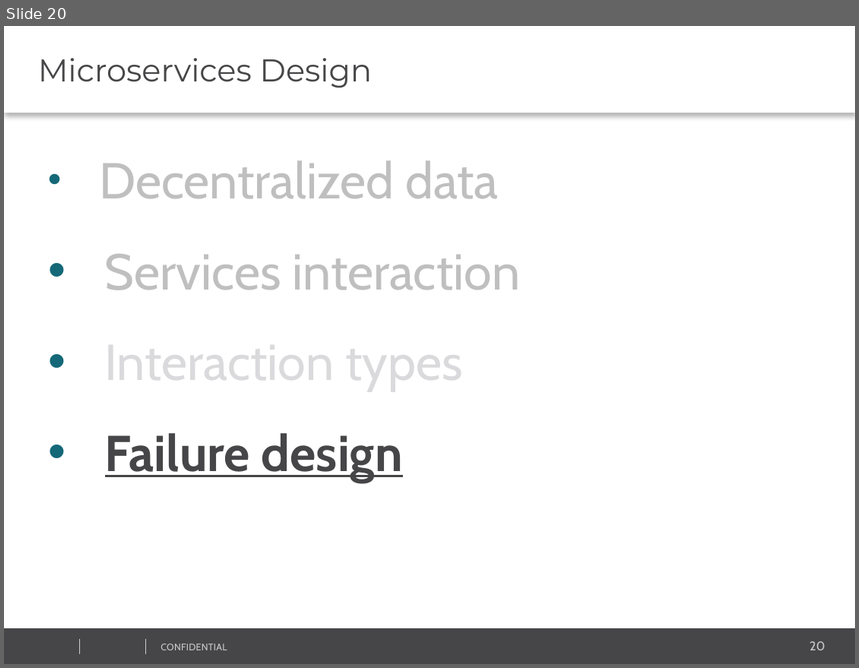
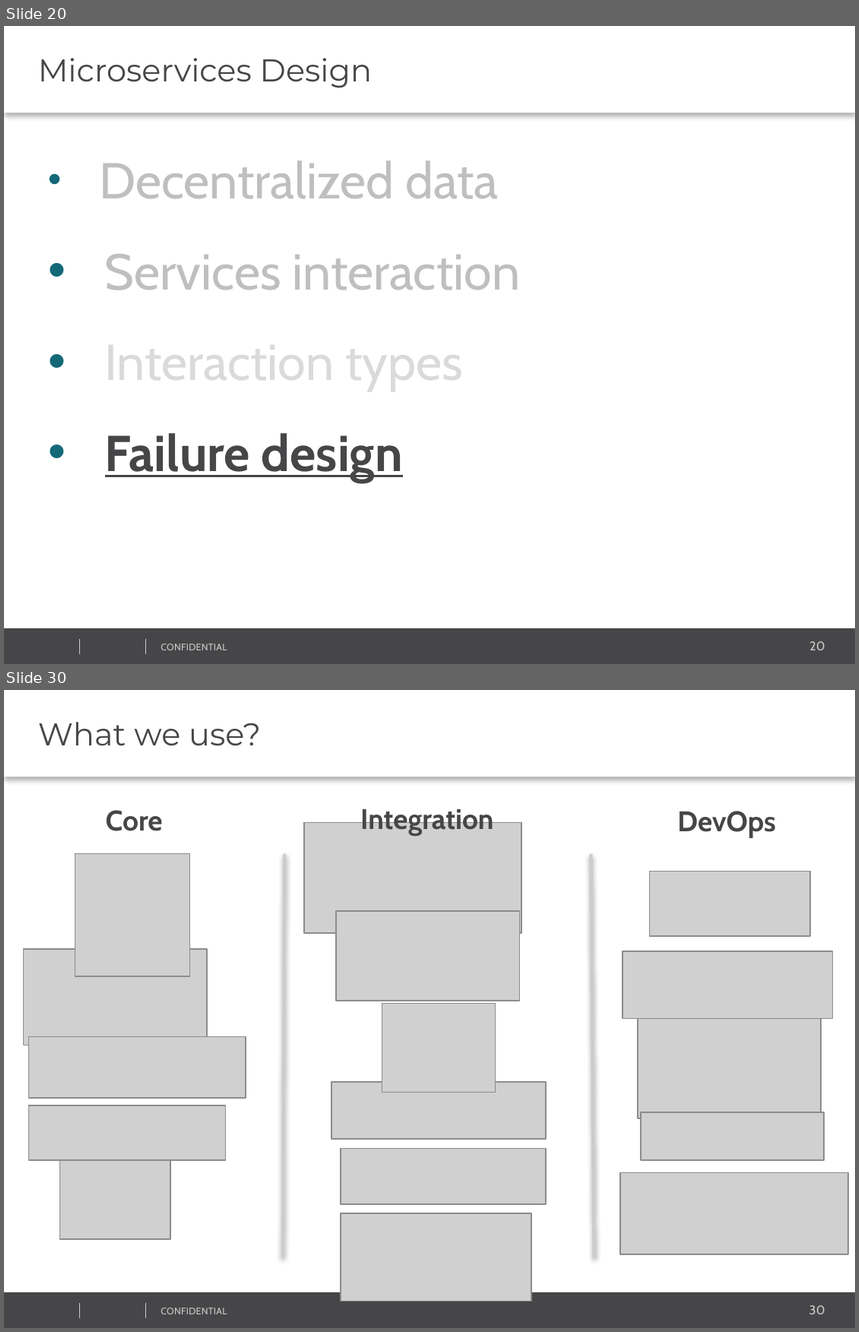
Before and after one commit to vitali-kviatkouski/personal, a slide deck: MicroservicesITWeek2017.pptx. Shown one above the other, each under a label of ours: slide 20 before the commit, slides 20 and 30 after it; the slides between them are not shown. The pictures are 859x668 and 859x1332 pixels, drawn with LibreOffice and Linux fonts; fonts in the diff are those of the drawing; grey boxes stand for pictures; background and template pictures are left out. Boxes give left, top, right and bottom in pixels: in the first picture for what was removed or moved away, otherwise in the second. Text is boxed around its words. In the diff, an @@ line names an element or a change of style, - is before the commit and + after.

```diff
--- a/MicroservicesITWeek2017.pptx
+++ b/MicroservicesITWeek2017.pptx
@@ slide 30 added at bbox=[4, 690, 855, 1328], background #FFFFFF; not listed: 5 template elements that a slide beside it also shows @@
@@ text added at bbox=[4, 690, 855, 777], fill #FFFFFF, 20 pt, text #464547 @@
+What we use?
@@ text added at bbox=[106, 810, 163, 831], 18 pt, text #464547, bold @@
+Core
@@ picture added at bbox=[305, 823, 522, 933] @@
@@ text added at bbox=[360, 806, 493, 836], 18 pt, text #464547, bold @@
+Integration
@@ text added at bbox=[677, 811, 775, 838], 18 pt, text #464547, bold @@
+DevOps
@@ picture added at bbox=[75, 853, 190, 976] @@
@@ line added from (284, 853) to (283, 1258), #CCCCCC 2 pt @@
@@ line added from (591, 853) to (595, 1258), #CCCCCC 2 pt @@
@@ picture added at bbox=[650, 872, 811, 936] @@
@@ picture added at bbox=[337, 911, 520, 1001] @@
@@ picture added at bbox=[23, 948, 207, 1045] @@
@@ picture added at bbox=[623, 951, 832, 1019] @@
@@ picture added at bbox=[382, 1003, 496, 1092] @@
@@ picture added at bbox=[637, 998, 820, 1119] @@
@@ picture added at bbox=[29, 1037, 246, 1099] @@
@@ picture added at bbox=[332, 1083, 547, 1139] @@
@@ picture added at bbox=[29, 1106, 225, 1160] @@
@@ picture added at bbox=[641, 1113, 823, 1160] @@
@@ picture added at bbox=[59, 1161, 171, 1240] @@
@@ picture added at bbox=[341, 1148, 547, 1204] @@
@@ picture added at bbox=[620, 1173, 848, 1255] @@
@@ picture added at bbox=[341, 1214, 531, 1302] @@
```
Also in this commit, not shown: 9 slides changed, 3 other slides added, 1 slide removed.
